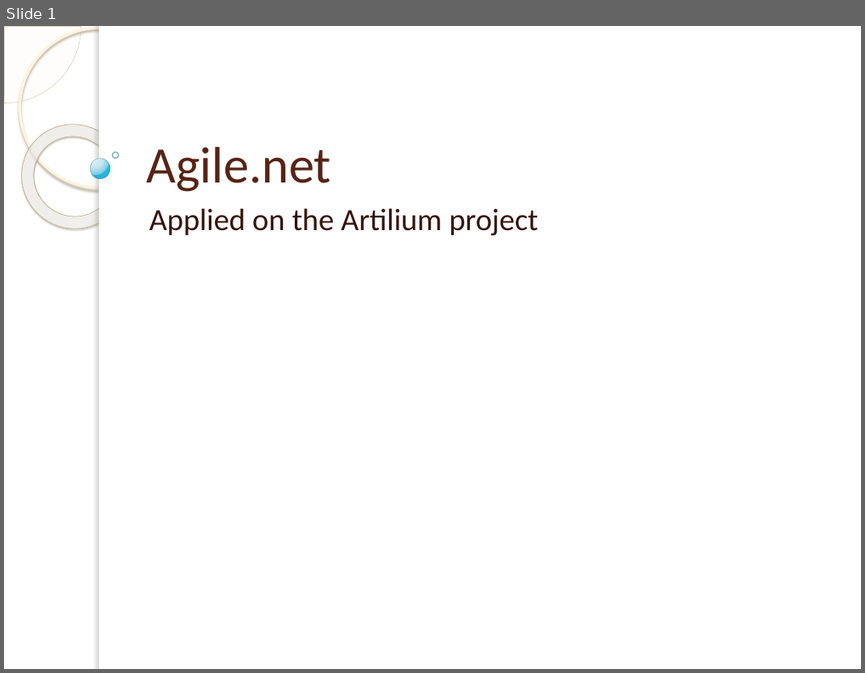
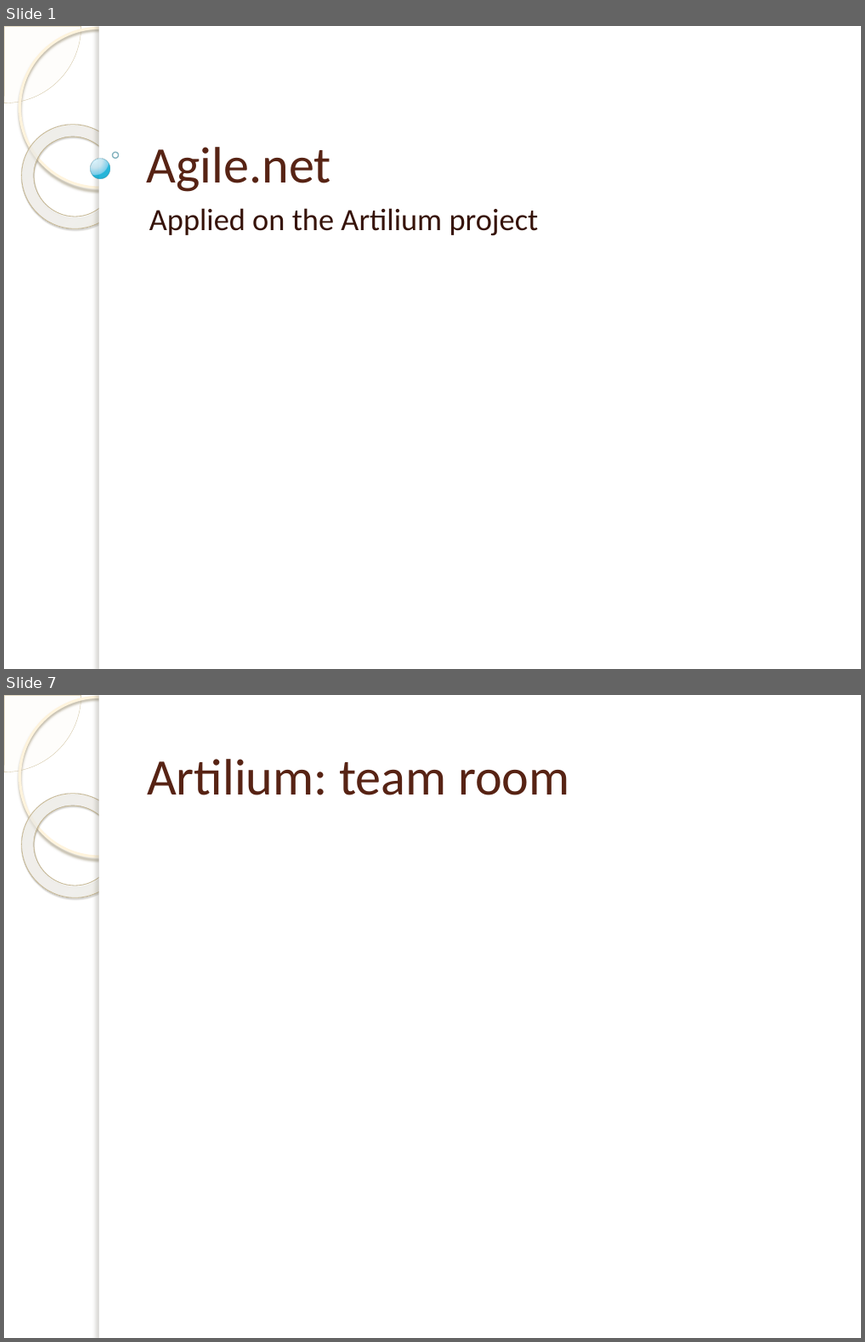
Before and after one commit to michelgrootjans/foresee, a slide deck: Agile.net/Agile.net.pptx. Shown one above the other, each under a label of ours: slide 1 before the commit, slides 1 and 7 after it; the slides between them are not shown. The pictures are 865x673 and 865x1342 pixels, drawn with LibreOffice and Linux fonts; fonts in the diff are those of the drawing; background and template pictures are left out. Boxes give left, top, right and bottom in pixels: in the first picture for what was removed or moved away, otherwise in the second. Text is boxed around its words. In the diff, an @@ line names an element or a change of style, - is before the commit and + after.

```diff
--- a/Agile.net/Agile.net.pptx
+++ b/Agile.net/Agile.net.pptx
@@ slide 7 added at [4, 695, 861, 1338], background picture (left out); not listed: 5 template elements that a slide beside it also shows @@
@@ title added at [147, 759, 569, 795], 43 pt, text #572314 @@
+Artilium: team room
```
Also in this commit, not shown: 8 other slides added, 1 slide removed.
